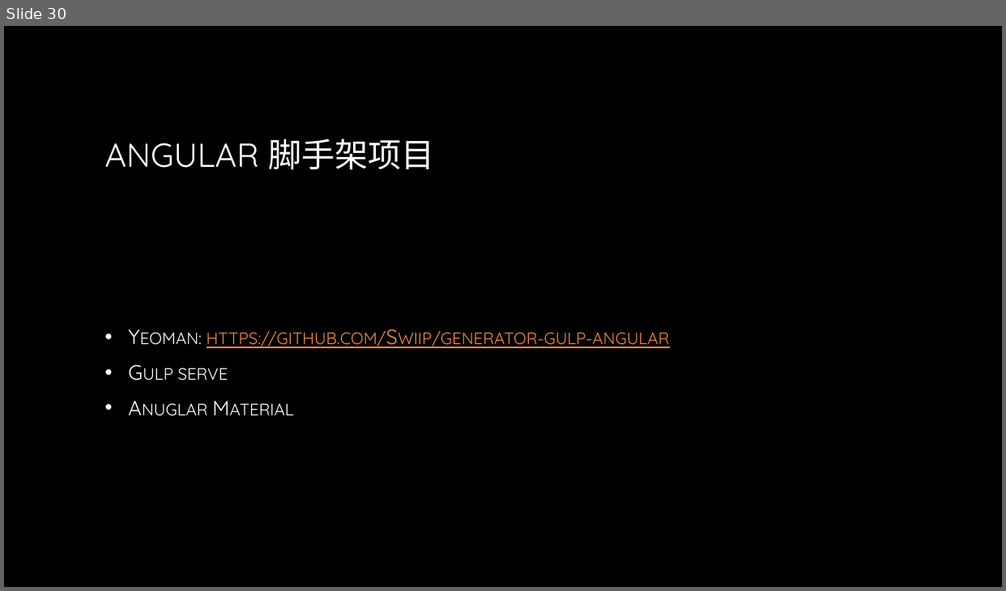
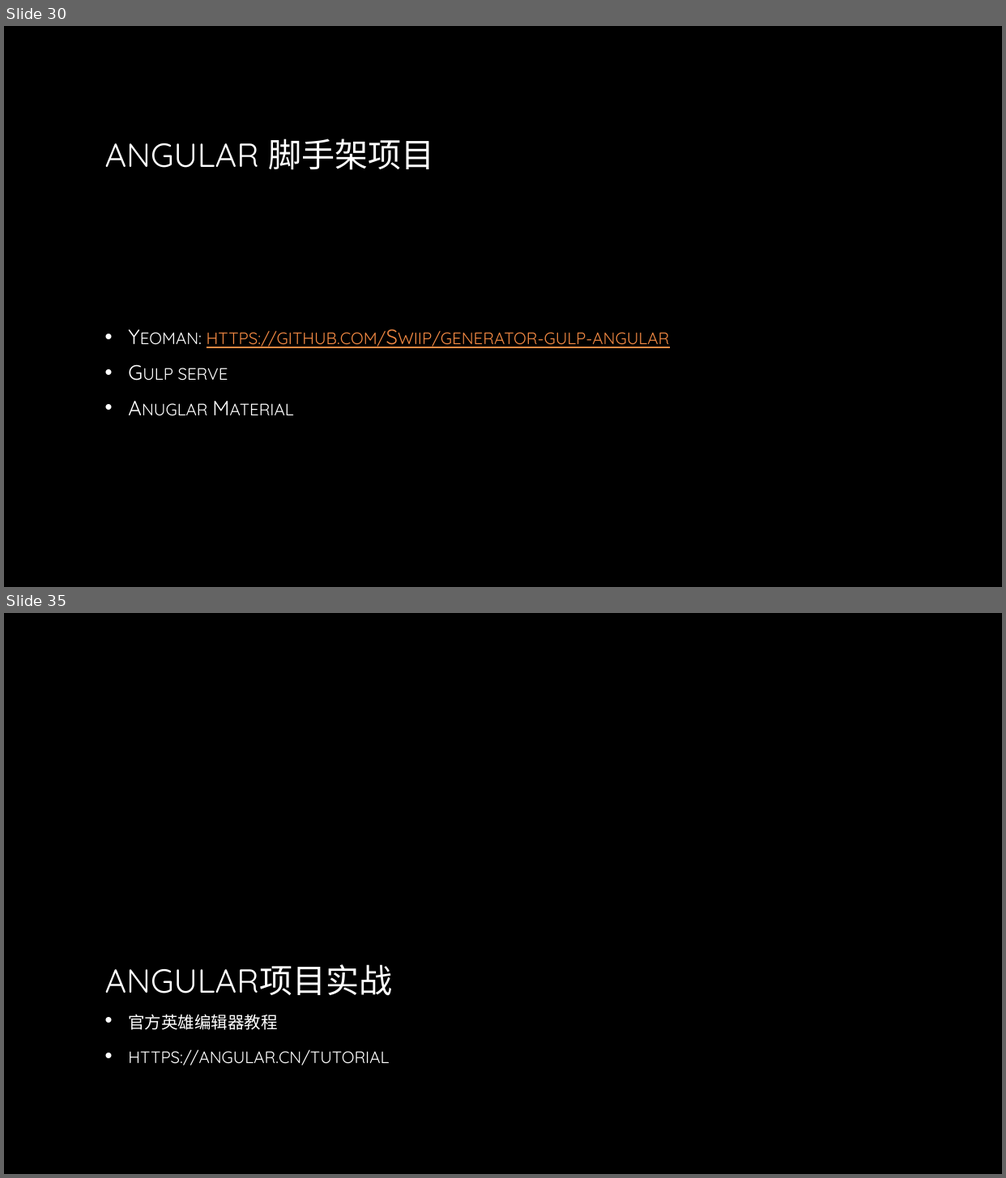
Before and after one commit to lee813/ECVFrontend, a slide deck: 前端课程.pptx. Shown one above the other, each under a label of ours: slide 30 before the commit, slides 30 and 35 after it; the slides between them are not shown. The pictures are 1006x591 and 1006x1178 pixels, drawn with LibreOffice and Linux fonts; fonts in the diff are those of the drawing; background and template pictures are left out. Boxes give left, top, right and bottom in pixels: in the first picture for what was removed or moved away, otherwise in the second. Text is boxed around its words. In the diff, an @@ line names an element or a change of style, - is before the commit and + after.

```diff
--- a/前端课程.pptx
+++ b/前端课程.pptx
@@ slide 35 added at (x1=4, y1=613, x2=1002, y2=1174), background picture (left out) @@
@@ title added at (x1=105, y1=965, x2=393, y2=995), 32 pt, text gradient #FFFFFF to #A6A6A6 @@
+ANGULAR项目实战
@@ text added at (x1=128, y1=1014, x2=389, y2=1066), 20 pt, text gradient #FFFFFF to #BFBFBF, small capitals @@
+• 官方英雄编辑器教程
+• https://angular.cn/tutorial
```
Also in this commit, not shown: 5 other slides added, 1 other file.
